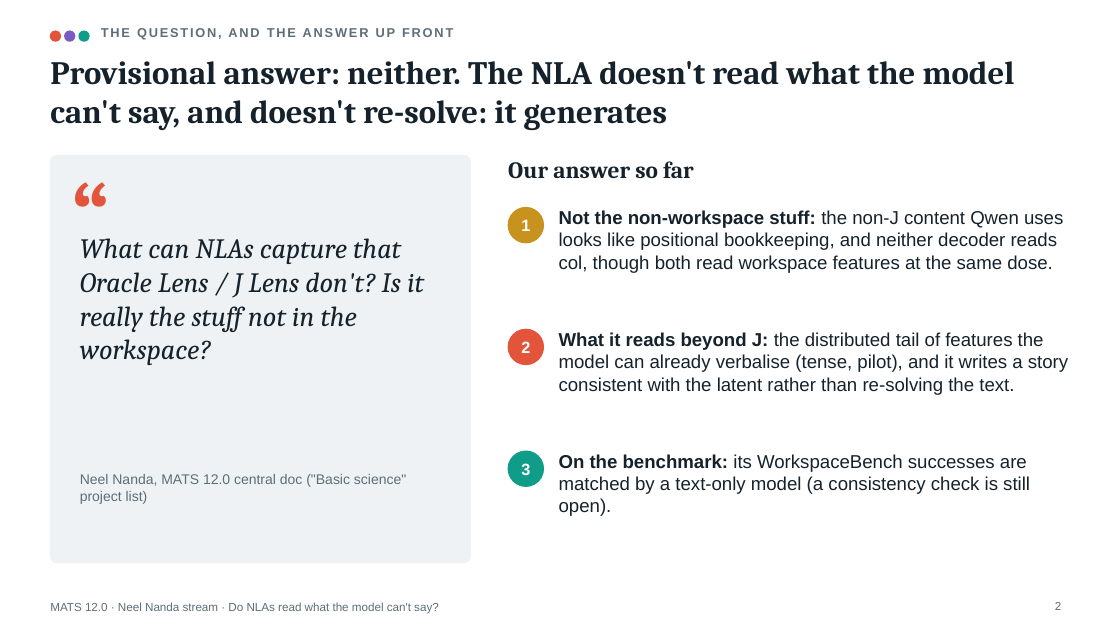
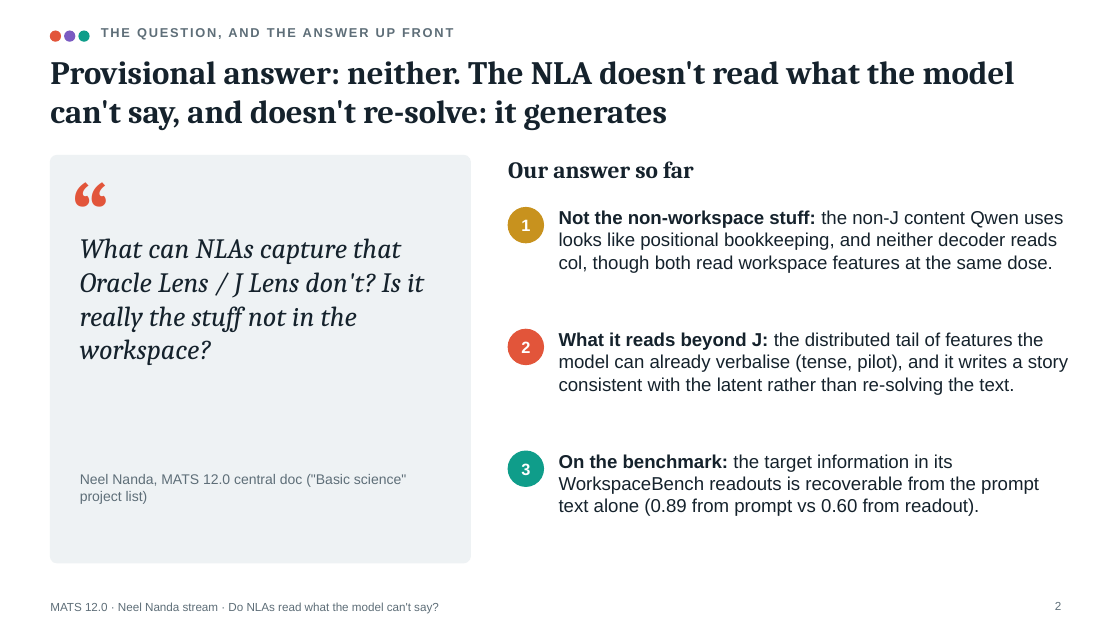
Before and after one commit to Jarus77/mats-nla-workspace, a slide deck: slide 2 of deck/mats_nla_workspace.pptx. Drawn at 1120x630 pixels with LibreOffice and Linux fonts; fonts in the diff are those of the drawing. Boxes give left, top, right and bottom in pixels: in the first picture for what was removed or moved away, otherwise in the second. Text is boxed around its words. In the diff, an @@ line names an element or a change of style, - is before the commit and + after.

```diff
--- a/deck/mats_nla_workspace.pptx
+++ b/deck/mats_nla_workspace.pptx
@@ text at [559,454,1039,516]: text changed @@
-On the benchmark: its WorkspaceBench successes are matched by a text-only model (a consistency check is still open).
+On the benchmark: the target information in its WorkspaceBench readouts is recoverable from the prompt text alone (0.89 from prompt vs 0.60 from readout).
```
Also in this commit, not shown: 27 other slides changed, 1 slide added, 6 slides removed, 11 other files.
